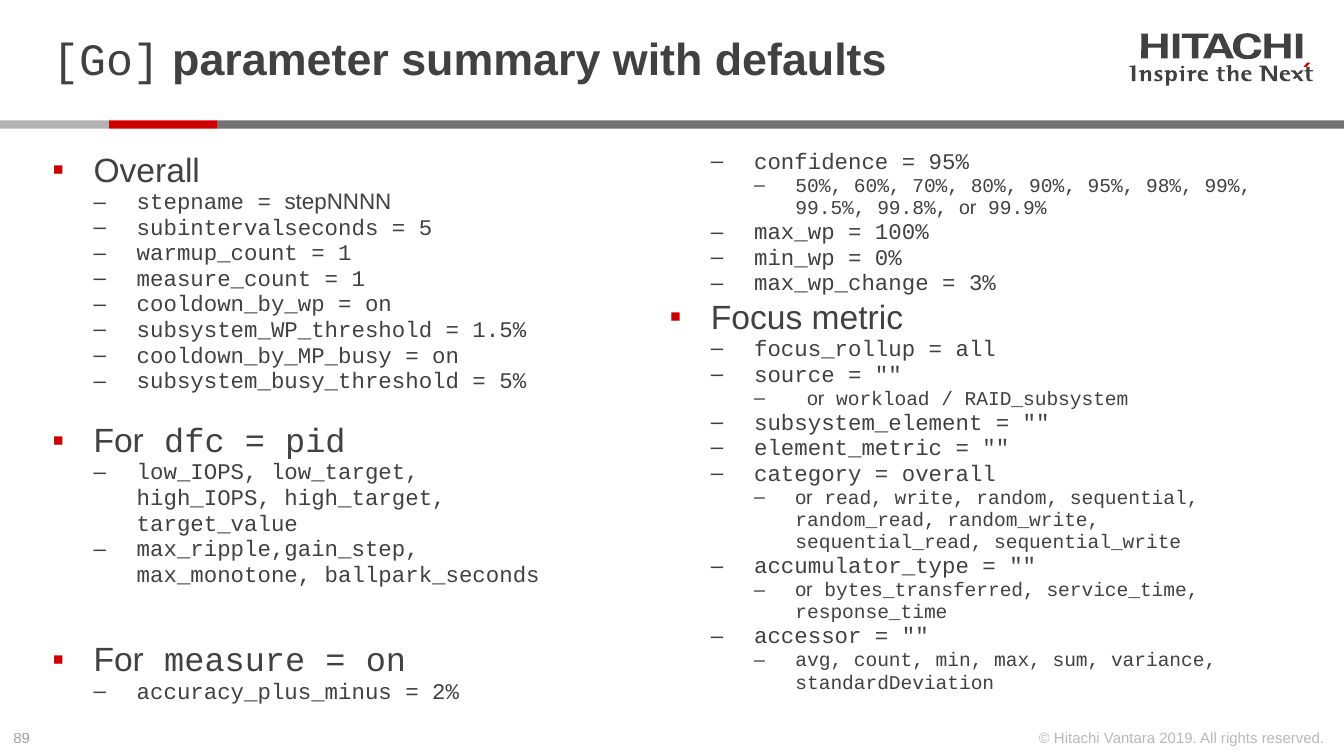
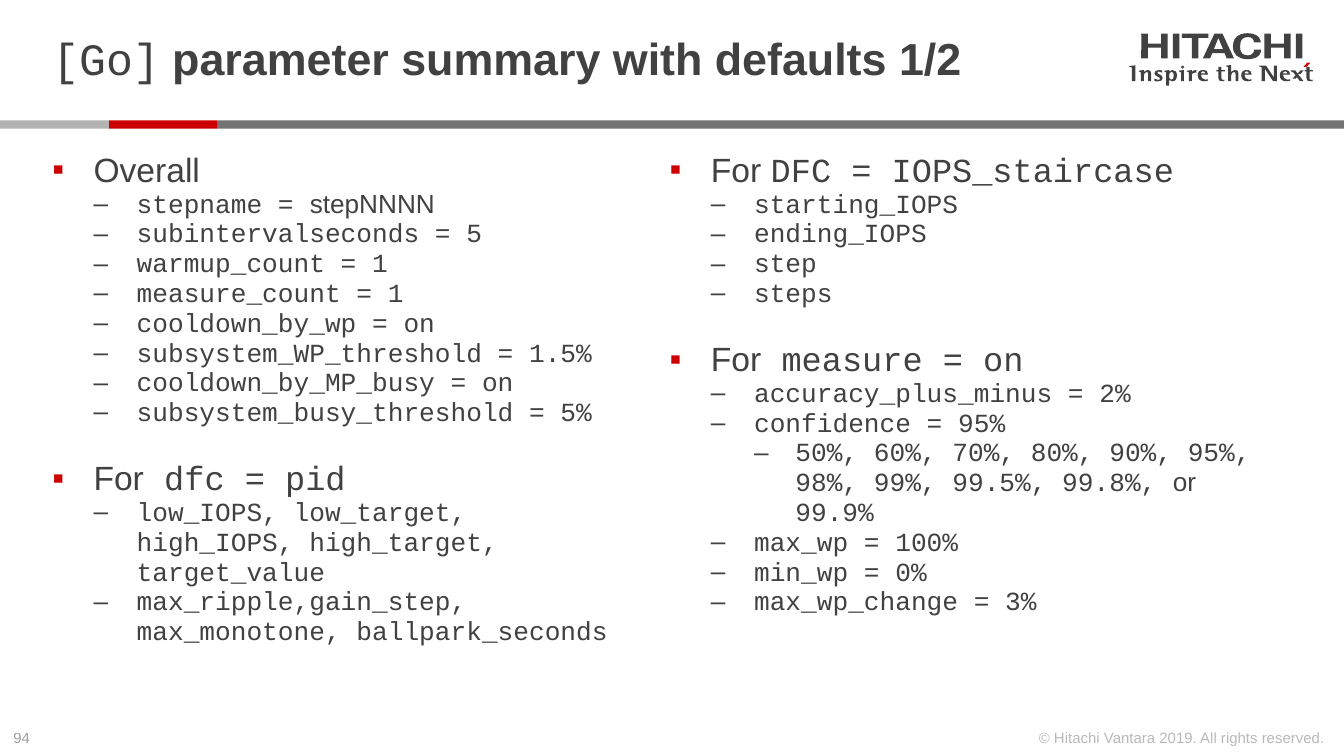
Before and after one commit to Hitachi-Data-Systems/ivy, a slide deck: slide 94 of doc/Programming the ivy engine.pptx (slide 89 before the commit). Drawn at 1344x756 pixels with LibreOffice and Linux fonts; fonts in the diff are those of the drawing. Boxes give left, top, right and bottom in pixels: in the first picture for what was removed or moved away, otherwise in the second. Text is boxed around its words. In the diff, an @@ line names an element or a change of style, - is before the commit and + after.

Commit message:
completion of DFC=IOPS_staircase
Also:
- added check of CPU core temperature to ivydriver
- changed ivytime to use CLOCK_MONOTONIC_RAW to avoid interlock protocol failures when NTP daemon changes the clock
- upon ivyscript parse error, now echoes ivyscript program to console, & shows point of syntax error

```diff
--- a/doc/Programming the ivy engine.pptx
+++ b/doc/Programming the ivy engine.pptx
@@ title at (x1=52, y1=42, x2=961, y2=85): text changed @@
-[Go] parameter summary with defaults
+[Go] parameter summary with defaults 1/2
@@ text at (x1=137, y1=195, x2=1251, y2=646): size 12 to 14 pt in "stepname = stepNNNN", "subintervalseconds = 5", "warmup_count = 1", "measure_count = 1" and 11 more places; size 10.5 to 14 pt in "50%, 60%, 70%, 80%, 90%, 95%, 98%, ..." @@
@@ text at (x1=754, y1=194, x2=958, y2=308): paragraphs added @@
+▪ For DFC = IOPS_staircase
+  ‒ starting_IOPS
+  ‒ ending_IOPS
+  ‒ step
+  ‒ steps
@@ text at (x1=711, y1=304, x2=1216, y2=690): paragraphs removed @@
-▪ Focus metric
-  ‒ focus_rollup = all
-  ‒ source = ""
-    ‒ or workload / RAID_subsystem
-  ‒ subsystem_element = ""
-  ‒ element_metric = ""
-  ‒ category = overall
-    ‒ or read, write, random, sequential, random_read, random_write, sequential_read, sequential_write
-  ‒ accumulator_type = ""
-    ‒ or bytes_transferred, service_time, response_time
-  ‒ accessor = ""
-    ‒ avg, count, min, max, sum, variance, standardDeviation
@@ page number at (x1=13, y1=733, x2=30, y2=743): text changed @@
-89
+94
```
Also in this commit, not shown: 6 other slides changed, 6 slides added, 24 other files.
